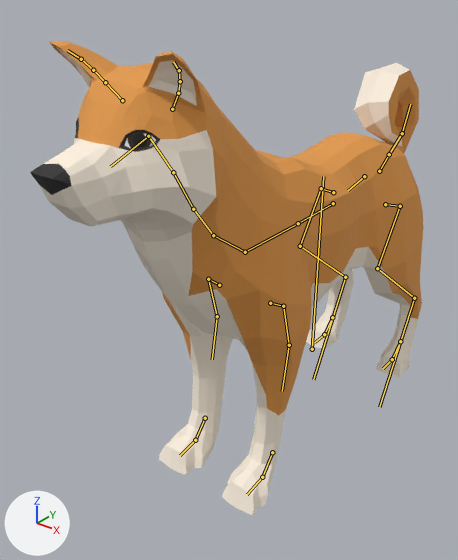
What one commit did to the glTF model public/models/q_shiba.glb.
One viewpoint serves both versions: a 50 mm lens placed at (0.473, -0.823, 0.682), pointed at (-0.053, -0.165, 0.274). Arrows for +X, +Y and +Z are at lower left; the lights stay in place. The first picture is the older version. The bones that change, and the others that lie on the model, are drawn over the model as lines.

Objects in the first picture: 'ShibaInu'.
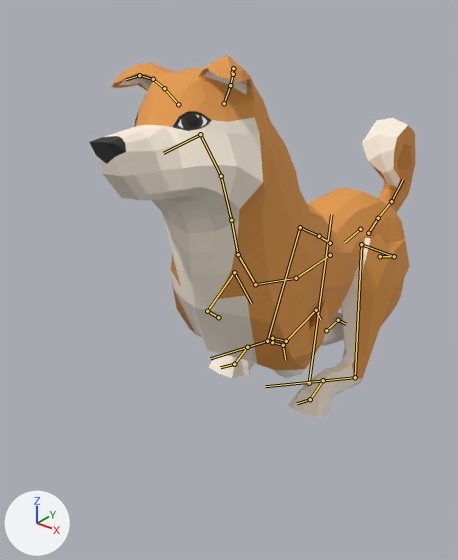
The newer file adds an action. The first version stands in its rest pose; the second is drawn at frame 7 of the action 'jump'.

What differs and where, as boxes [x1, y1, x2, y2] in the pictures (458 x 560 px):
'ShibaInu', posed (17% narrower, 23% shorter): before [30, 41, 423, 515]; after [89, 55, 416, 418]
bone 'Body', root to tip: before (312, 349) to (323, 176); after (309, 383) to (331, 214)
bone 'Back', root to tip: before (364, 176) to (348, 190); after (360, 229) to (344, 242)
bone 'Torso', root to tip: before (333, 203) to (298, 223); after (330, 255) to (296, 278)
bone 'Torso2', root to tip: before (298, 223) to (245, 252); after (296, 278) to (255, 284)
bone 'Neck1', root to tip: before (213, 235) to (193, 209); after (238, 254) to (231, 220)
bone 'Neck2', root to tip: before (193, 209) to (173, 172); after (231, 220) to (221, 176)
bone 'Neck3', root to tip: before (173, 172) to (148, 136); after (221, 176) to (200, 134)
bone 'Ear2.L', root to tip: before (178, 93) to (180, 81); after (230, 85) to (233, 74)
bone 'Ear3.L', root to tip: before (180, 81) to (179, 70); after (233, 74) to (233, 68)
bone 'Ear4.L', root to tip: before (179, 70) to (173, 62); after (233, 68) to (231, 72)
bone 'Ear2.R', root to tip: before (105, 82) to (93, 70); after (164, 88) to (153, 79)
bone 'Ear3.R', root to tip: before (93, 70) to (81, 59); after (153, 79) to (139, 75)
bone 'Ear4.R', root to tip: before (81, 59) to (67, 50); after (139, 75) to (126, 79)
bone 'FrontUpperLeg.L', root to tip: before (283, 306) to (289, 345); after (286, 341) to (316, 310)
bone 'FrontLowerLeg.L', root to tip: before (289, 345) to (282, 391); after (316, 310) to (320, 319)
bone 'FrontUpperLeg.R', root to tip: before (208, 279) to (217, 316); after (207, 311) to (234, 272)
bone 'FrontLowerLeg.R', root to tip: before (217, 316) to (212, 359); after (234, 272) to (251, 303)
bone 'BackShoulder.L', root to tip: before (385, 204) to (400, 206); after (380, 256) to (394, 256)
bone 'BackLeg.L', root to tip: before (400, 206) to (377, 268); after (394, 256) to (361, 244)
bone 'BackUpperLeg.L', root to tip: before (377, 268) to (414, 298); after (361, 244) to (355, 377)
bone 'BackLowerLeg.L', root to tip: before (414, 298) to (379, 407); after (355, 377) to (265, 386)
bone 'BackShoulder.R', root to tip: before (333, 192) to (321, 188); after (330, 243) to (319, 236)
bone 'BackLeg.R', root to tip: before (321, 188) to (300, 246); after (319, 236) to (300, 227)
bone 'BackUpperLeg.R', root to tip: before (300, 246) to (345, 277); after (300, 227) to (267, 341)
bone 'BackLowerLeg.R', root to tip: before (345, 277) to (313, 379); after (267, 341) to (210, 358)
bone 'Tail1', root to tip: before (379, 171) to (389, 154); after (368, 233) to (378, 218)
bone 'Tail2', root to tip: before (389, 154) to (402, 133); after (378, 218) to (391, 201)
bone 'Tail3', root to tip: before (402, 133) to (410, 104); after (391, 201) to (403, 179)
bone 'IKBackLeg.L', root to tip: before (400, 341) to (392, 359); after (323, 380) to (310, 399)
bone 'IKFrontLeg.L', root to tip: before (272, 452) to (262, 477); after (326, 330) to (338, 320)
bone 'IKBackLeg.R', root to tip: before (332, 317) to (324, 334); after (247, 347) to (234, 364)
bone 'IKFrontLeg.R', root to tip: before (205, 418) to (195, 440); after (272, 342) to (283, 345)

What the commit changed:
Bone 'Body' (bone_body) moves from (0.0, 0.0, 0.0) to (0.0, -0.34, 0.01).
Bone 'Body' (bone_body) turns from (0, 0, 0) to (-7, 0, 0) degrees about its own x, y and z.
Bone 'Back' (bone_back) moves from (0.0, 0.0, 0.0) to (0.0, 0.13, 0.04).
Bone 'Back' (bone_back) turns from (0, 0, 0) to (3, 0, 0) degrees about its own x, y and z.
Bone 'Torso' (bone_torso) turns from (0, 0, 0) to (-4, 0, 0) degrees about its own x, y and z.
Bone 'Torso2' (bone_torso2) turns from (0, 0, 0) to (19, -3, 4) degrees about its own x, y and z.
Bone 'Neck1' (bone_neck1) turns from (0, 0, 0) to (0, 2, 1) degrees about its own x, y and z.
Bone 'Neck2' (bone_neck2) turns from (0, 0, 0) to (-1, -3, -8) degrees about its own x, y and z.
Bone 'Neck3' (bone_neck3) turns from (0, 0, 0) to (-5, -4, -6) degrees about its own x, y and z.
Bone 'Ear2.L' (bone_ear2_l) turns from (0, 0, 0) to (-9, 0, -2) degrees about its own x, y and z.
Bone 'Ear3.L' (bone_ear3_l) turns from (0, 0, 0) to (-23, 2, -6) degrees about its own x, y and z.
Bone 'Ear4.L' (bone_ear4_l) turns from (0, 0, 0) to (-22, 1, -5) degrees about its own x, y and z.
Bone 'Ear2.R' (bone_ear2_r) turns from (0, 0, 0) to (-9, 0, 2) degrees about its own x, y and z.
Bone 'Ear3.R' (bone_ear3_r) turns from (0, 0, 0) to (-23, -2, 6) degrees about its own x, y and z.
Bone 'Ear4.R' (bone_ear4_r) turns from (0, 0, 0) to (-22, -1, 5) degrees about its own x, y and z.
Bone 'FrontUpperLeg.L' (bone_frontupperleg_l) turns from (0, 0, 0) to (110, -1, 18) degrees about its own x, y and z.
Bone 'FrontLowerLeg.L' (bone_frontlowerleg_l) turns from (0, 0, 0) to (33, 0, 0) degrees about its own x, y and z.
Bone 'FrontUpperLeg.R' (bone_frontupperleg_r) turns from (0, 0, 0) to (127, 10, -6) degrees about its own x, y and z.
Bone 'FrontLowerLeg.R' (bone_frontlowerleg_r) turns from (0, 0, 0) to (70, 0, 0) degrees about its own x, y and z.
Bone 'BackShoulder.L' (bone_backshoulder_l) turns from (0, 0, 0) to (-16, -76, 23) degrees about its own x, y and z.
Bone 'BackLeg.L' (bone_backleg_l) turns from (0, 0, 0) to (-6, -2, 2) degrees about its own x, y and z.
Bone 'BackUpperLeg.L' (bone_backupperleg_l) turns from (0, 0, 0) to (20, 1, 2) degrees about its own x, y and z.
Bone 'BackLowerLeg.L' (bone_backlowerleg_l) turns from (0, 0, 0) to (19, 0, -1) degrees about its own x, y and z.
Bone 'BackShoulder.R' (bone_backshoulder_r) turns from (0, 0, 0) to (-17, 76, -24) degrees about its own x, y and z.
Bone 'BackLeg.R' (bone_backleg_r) turns from (0, 0, 0) to (-6, 2, -2) degrees about its own x, y and z.
Bone 'BackUpperLeg.R' (bone_backupperleg_r) turns from (0, 0, 0) to (21, -1, -3) degrees about its own x, y and z.
Bone 'BackLowerLeg.R' (bone_backlowerleg_r) turns from (0, 0, 0) to (21, 0, 1) degrees about its own x, y and z.
Bone 'Tail1' (bone_tail1) moves from (0.0, 0.0, 0.0) to (0.0, -0.13, 0.01).
Bone 'Tail1' (bone_tail1) turns from (0, 0, 0) to (-3, 0, 0) degrees about its own x, y and z.
Bone 'Tail2' (bone_tail2) turns from (0, 0, 0) to (-6, 0, 0) degrees about its own x, y and z.
Bone 'Tail3' (bone_tail3) turns from (0, 0, 0) to (-17, 0, 0) degrees about its own x, y and z.
Bone 'IKBackLeg.L' (bone_ikbackleg_l) moves from (0.0, 0.0, 0.0) to (0.0, 0.83, -1.27).
Bone 'IKBackLeg.L' (bone_ikbackleg_l) turns from (0, 0, 0) to (-21, 0, 0) degrees about its own x, y and z.
Bone 'IKFrontLeg.L' (bone_ikfrontleg_l) moves from (0.0, 0.0, 0.0) to (-0.18, -1.04, 0.45).
Bone 'IKFrontLeg.L' (bone_ikfrontleg_l) turns from (0, 0, 0) to (135, 0, 0) degrees about its own x, y and z.
Bone 'IKBackLeg.R' (bone_ikbackleg_r) moves from (0.0, 0.0, 0.0) to (0.0, 0.81, -1.26).
Bone 'IKBackLeg.R' (bone_ikbackleg_r) turns from (0, 0, 0) to (-19, 0, 0) degrees about its own x, y and z.
Bone 'IKFrontLeg.R' (bone_ikfrontleg_r) moves from (0.0, 0.0, 0.0) to (0.15, -0.77, 0.26).
Bone 'IKFrontLeg.R' (bone_ikfrontleg_r) turns from (0, 0, 0) to (98, 0, 0) degrees about its own x, y and z.
